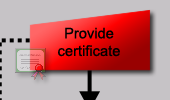
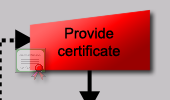
Layers edited between the first and the second 170×100 image:
added layer "Ebene 5" above "Objekt 1" over [14, 29, 31, 51]
